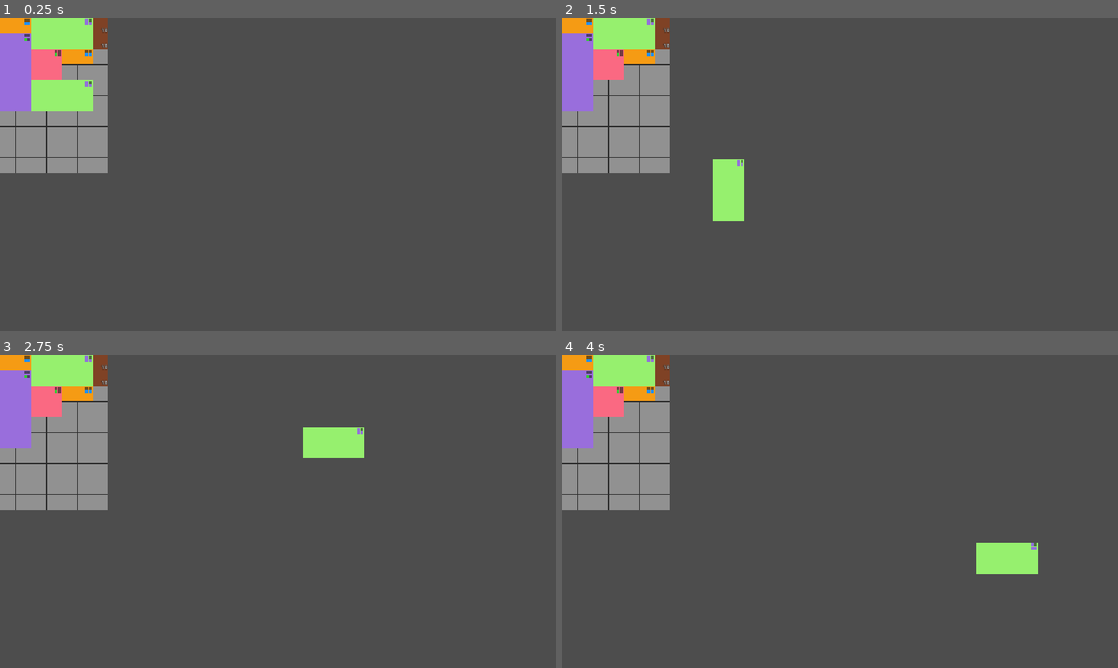
Above: before the commit, frames 1-4 (two rows, left to right).
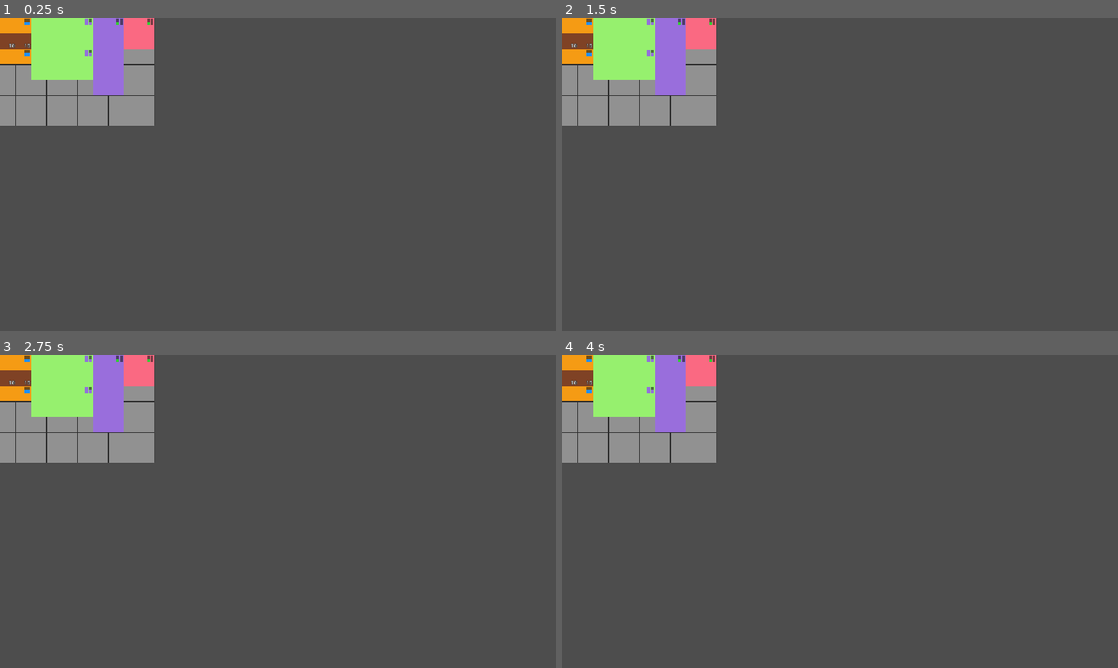
Above: after the commit, the same moments.

Repository: AleDec5/EISGrupo2Inventario
Game: Godot game, scene res://Grilla/Objetos/grilla.tscn
Same seed, same stepped clock (60 frames per second), same inputs: the game is played once before the commit and once after it.
Inputs (mouse positions are in pixels of both pictures, inside the frame that each line leads up to):
- Up to frame 1 (0.25 s): no input
- Up to frame 2 (1.5 s): tap Enter at 0.5 s; move the mouse to (617, 96) at 0.52 s; tap R at 0.6, 1.35 s; click (617, 96) at 0.67 s; tap Space at 1.25 s; move the mouse to (728, 190) at 1.27 s; click (728, 190) at 1.42 s
- Up to frame 3 (2.75 s): tap Enter at 2 s; move the mouse to (333, 442) at 2.02 s; tap R at 2.1 s; click (333, 442) at 2.17 s
- Up to frame 4 (4 s): tap Space at 2.75 s; move the mouse to (812, 574) at 2.77 s; tap R at 2.85, 3.6 s; click (812, 574) at 2.92 s; tap Enter at 3.5 s; move the mouse to (1006, 558) at 3.52 s; click (1006, 558) at 3.67 s

The runs differ from the first frame. In frame 1, 10% of the frame differs, in the area x 0-28%, y 0-50%; in frame 2, 10%; in frame 3, 10%; in frame 4, 10%.

Commit message:
Ajustes de tamaño de grilla (10x7)

Diff:
--- a/Grilla/Objetos/grilla.tscn
+++ b/Grilla/Objetos/grilla.tscn
@@ -73,4 +73,4 @@
 theme_override_constants/v_separation = 0
 script = ExtResource("1_fq7lf")
 casilla_scene = ExtResource("2_0a3j7")
-dimensiones = Vector2i(7, 10)
+dimensiones = Vector2i(10, 7)
